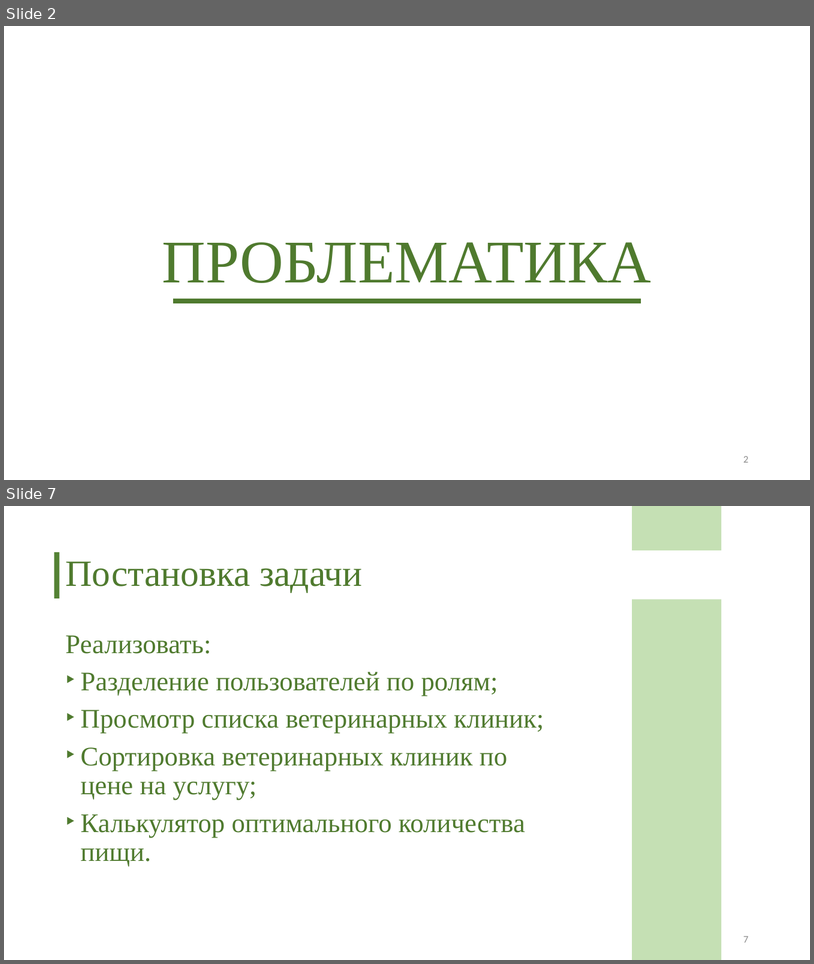
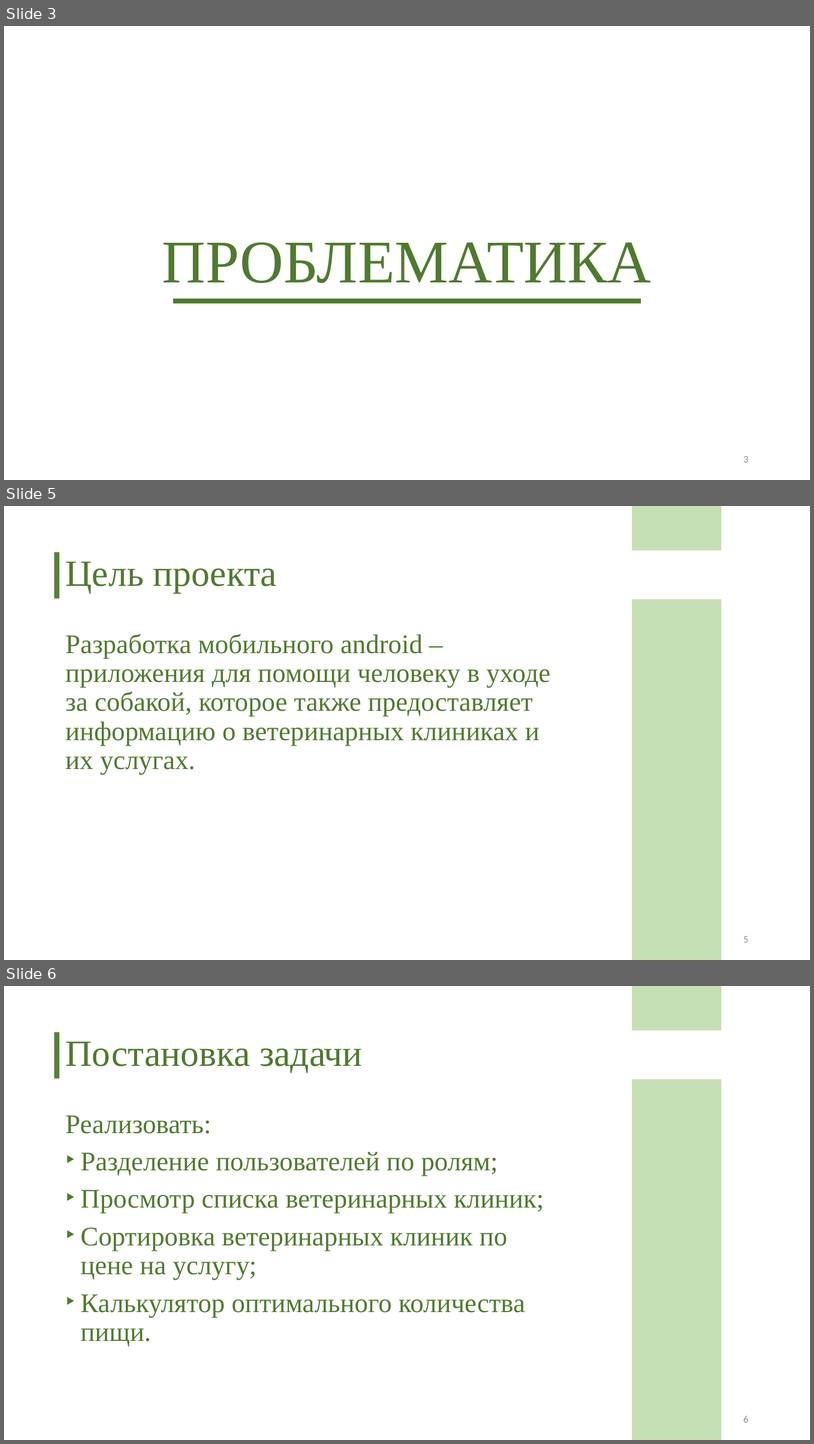
Before and after one commit to polyafedosova/TP-5.2-5, a slide deck: Documentation/Презентация.pptx. Shown one above the other, each under a label of ours: slides 2 and 7 before the commit, slides 3, 5 and 6 after it; the slides between them are not shown. The pictures are 814x964 and 814x1444 pixels, drawn with LibreOffice and Linux fonts; fonts in the diff are those of the drawing. Boxes give left, top, right and bottom in pixels: in the first picture for what was removed or moved away, otherwise in the second. Text is boxed around its words. In the diff, an @@ line names an element or a change of style, - is before the commit and + after.

```diff
--- a/Documentation/Презентация.pptx
+++ b/Documentation/Презентация.pptx
@@ slide 5 added at (4,506,810,960), background #FFFFFF @@
@@ rectangle added at (633,506,722,550), fill #C5E0B4 @@
@@ rectangle added at (54,552,59,598), fill #548235 @@
@@ title added at (65,561,277,592), 44 pt, text #4F7A2E @@
+Цель проекта
@@ rectangle added at (633,599,722,960), fill #C5E0B4 @@
@@ text added at (65,634,551,775), 32 pt, text #4F7A2E @@
+Разработка мобильного android – приложения для помощи человеку в уходе за собакой, которое также предоставляет информацию о ветеринарных клиниках и их услугах.
@@ page number added at (744,936,749,942), 12 pt, text #8C8C8C @@
+5
@@ what was slide 2 is now slide 3 @@
@@ page number at (744,456,749,462): text changed @@
-2
+3
@@ what was slide 7 is now slide 6 @@
@@ page number at (744,1416,749,1422): text changed @@
-7
+6
```
Also in this commit, not shown: 7 slides changed, 8 other slides added, 11 slides removed.
